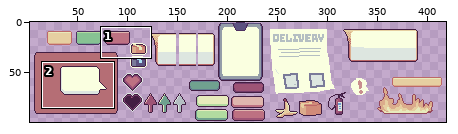
Edited in one commit: pixel-art file (assets/gfx/UI MAIN FILE.ase). Above, an overview of the earlier version with the close-up marked.
Close-up. As it was:
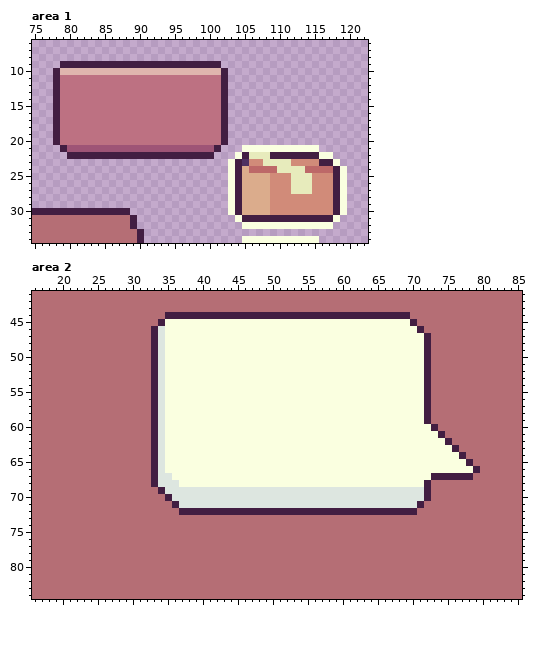
426x100 pixels, 1 frame. Shown: area 1: x 75..122, y 6..34; area 2: x 16..85, y 41..84. The wide view leaves out empty margins.
And afterwards:
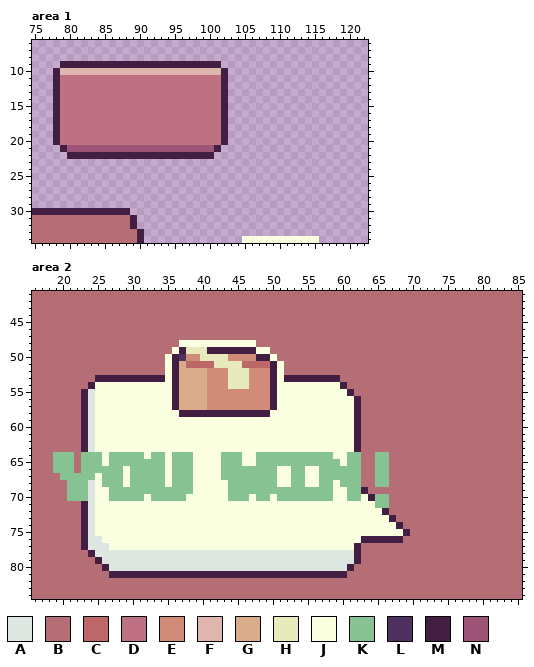
Palette (. is transparent): A #dde6e0  B #b56e75  C #bd6868  D #bd7182  E #d18b79  F #dfb6ae  G #dbac8c  H #e7ebbc  J #faffe0  K #87c293  L #4e3161  M #421e42  N #9e5476
The exact change:
layer "Layer 18" added
Area 1, layer "box icon 2":
y 21: x 105..115 JJJJJJJJJJJ -> ...........
y 22: x 104..117 JMHHHMMMMMMMJJ -> ..............
y 23: x 103..118 JMLEEHHHHEEEEMMJ -> ................
y 24: x 103..119 JMGCCCCHHHHCCCCMJ -> .................
y 25..27: x 103..119 JMGGGGEEEHHHEEEMJ -> .................
y 28..30: x 103..119 JMGGGGEEEEEEEEEMJ -> .................
y 31: x 104..118 JMMMMMMMMMMMMMJ -> ...............
y 32: x 105..117 JJJJJJJJJJJJJ -> .............
Area 2, layers "Layer 18", "box icon 2", "speech buble sq":
y 44: x 35..69 MMMMMMMMMMMMMMMMMMMMMMMMMMMMMMMMMMM -> BBBBBBBBBBBBBBBBBBBBBBBBBBBBBBBBBBB
y 45: x 34..70 MJJJJJJJJJJJJJJJJJJJJJJJJJJJJJJJJJJJM -> BBBBBBBBBBBBBBBBBBBBBBBBBBBBBBBBBBBBB
y 46: x 33..71 MAJJJJJJJJJJJJJJJJJJJJJJJJJJJJJJJJJJJJM -> BBBBBBBBBBBBBBBBBBBBBBBBBBBBBBBBBBBBBBB
y 47: x 33..72 MAJJJJJJJJJJJJJJJJJJJJJJJJJJJJJJJJJJJJJM -> BBBBBBBBBBBBBBBBBBBBBBBBBBBBBBBBBBBBBBBB
y 48: x 33..36 MAJJ -> BBBB; x 48..72 JJJJJJJJJJJJJJJJJJJJJJJJM -> BBBBBBBBBBBBBBBBBBBBBBBBB
y 49: x 33..35 MAJ -> BBB; x 37..47 JJJJJJJJJJJ -> MHHHMMMMMMM; x 50..72 JJJJJJJJJJJJJJJJJJJJJJM -> BBBBBBBBBBBBBBBBBBBBBBB
y 50: x 33..34 MA -> BB; x 36..49 JJJJJJJJJJJJJJ -> MLEEHHHHEEEEMM; x 51..72 JJJJJJJJJJJJJJJJJJJJJM -> BBBBBBBBBBBBBBBBBBBBBB
y 51: x 33..34 MA -> BB; x 36..50 JJJJJJJJJJJJJJJ -> MGCCCCHHHHCCCCM; x 52..72 JJJJJJJJJJJJJJJJJJJJM -> BBBBBBBBBBBBBBBBBBBBB
y 52: x 33..34 MA -> BB; x 36..50 JJJJJJJJJJJJJJJ -> MGGGGEEEHHHEEEM; x 52..72 JJJJJJJJJJJJJJJJJJJJM -> BBBBBBBBBBBBBBBBBBBBB
y 53: x 25..32 BBBBBBBB -> MMMMMMMM; x 34 A -> M; x 36..50 JJJJJJJJJJJJJJJ -> MGGGGEEEHHHEEEM; x 52..72 JJJJJJJJJJJJJJJJJJJJM -> MMMMMMMMBBBBBBBBBBBBB
y 54: x 24..34 BBBBBBBBBMA -> MJJJJJJJJJJ; x 36..50 JJJJJJJJJJJJJJJ -> MGGGGEEEHHHEEEM; x 60..72 JJJJJJJJJJJJM -> MBBBBBBBBBBBB
y 55: x 23..34 BBBBBBBBBBMA -> MAJJJJJJJJJJ; x 36..50 JJJJJJJJJJJJJJJ -> MGGGGEEEEEEEEEM; x 61..72 JJJJJJJJJJJM -> MBBBBBBBBBBB
y 56..57: x 23..34 BBBBBBBBBBMA -> MAJJJJJJJJJJ; x 36..50 JJJJJJJJJJJJJJJ -> MGGGGEEEEEEEEEM; x 62..72 JJJJJJJJJJM -> MBBBBBBBBBB
y 58: x 23..34 BBBBBBBBBBMA -> MAJJJJJJJJJJ; x 37..49 JJJJJJJJJJJJJ -> MMMMMMMMMMMMM; x 62..72 JJJJJJJJJJM -> MBBBBBBBBBB
y 59: x 23..34 BBBBBBBBBBMA -> MAJJJJJJJJJJ; x 62..72 JJJJJJJJJJM -> MBBBBBBBBBB
y 60: x 23..34 BBBBBBBBBBMA -> MAJJJJJJJJJJ; x 62..73 JJJJJJJJJJJM -> MBBBBBBBBBBB
y 61: x 23..34 BBBBBBBBBBMA -> MAJJJJJJJJJJ; x 62..74 JJJJJJJJJJJJM -> MBBBBBBBBBBBB
y 62: x 23..34 BBBBBBBBBBMA -> MAJJJJJJJJJJ; x 62..75 JJJJJJJJJJJJJM -> MBBBBBBBBBBBBB
y 63: x 23..34 BBBBBBBBBBMA -> MAJJJJJJJJJJ; x 62..76 JJJJJJJJJJJJJJM -> MBBBBBBBBBBBBBB
y 64: x 19..21 BBB -> KKK; x 23..34 BBBBBBBBBBMA -> KKKJKKKKKJKK; x 36..38 JJJ -> KKK; x 43..45 JJJ -> KKK; x 48..58 JJJJJJJJJJJ -> KKKKKKKKKKK; x 61..77 JJJJJJJJJJJJJJJJM -> KKBBKKBBBBBBBBBBB
y 65: x 19..21 BBB -> KKK; x 23..34 BBBBBBBBBBMA -> KKKJKKKKKKKK; x 36..38 JJJ -> KKK; x 43..45 JJJ -> KKK; x 48..59 JJJJJJJJJJJJ -> KKKKKKKKKKKK; x 61..78 JJJJJJJJJJJJJJJJJM -> KKBBKKBBBBBBBBBBBB
y 66: x 19..21 BBB -> KKK; x 23..34 BBBBBBBBBBMA -> KKKKKKJKKKKK; x 36..38 JJJ -> KKK; x 43..50 JJJJJJJJ -> KKKKKKKK; x 53..54 JJ -> KK; x 57..79 JJJJJJJJJJJJJJJJJJJJJJM -> KKKKKKBBKKBBBBBBBBBBBBB
y 67: x 20..38 BBBBBBBBBBBBBMAAJJJ -> KKKKKJKKKJKKKKKJKKK; x 43..50 JJJJJJJJ -> KKKKKKKK; x 53..54 JJ -> KK; x 57..78 JJJJJJJJJJJJJJJJMMMMMM -> KKKKKKBBKKBBBBBBBBBBBB
y 68: x 21..38 BBBBBBBBBBBBMAAAJJ -> KKKAJKKKJKKKKKJKKK; x 44..50 JJJJJJJ -> KKKKKKK; x 53..54 JJ -> KK; x 57..58 JJ -> KK; x 60..72 JJJJJJJJJJJJM -> KKKBBKKBBBBBB
y 69: x 21..72 BBBBBBBBBBBBBMAAAAAAAAAAAAAAAAAAAAAAAAAAAAAAAAAAAAAM -> KKKAJJKKKKKKKKKKKKJJJJJKKKKKKKKKKKKKKKJJKKMBBBBBBBBB
y 70: x 21..72 BBBBBBBBBBBBBBMAAAAAAAAAAAAAAAAAAAAAAAAAAAAAAAAAAAAM -> KKKAJJKKKKKJKKKKKJJJJJJKKKJKKJKKKKKKKKJJKKJMKKBBBBBB
y 71: x 23..71 BBBBBBBBBBBBBMAAAAAAAAAAAAAAAAAAAAAAAAAAAAAAAAAAM -> MAJJJJJJJJJJJJJJJJJJJJJJJJJJJJJJJJJJJJJJJJKKBBBBB
y 72: x 23..65 BBBBBBBBBBBBBBMMMMMMMMMMMMMMMMMMMMMMMMMMMMM -> MAJJJJJJJJJJJJJJJJJJJJJJJJJJJJJJJJJJJJJJJJJ; x 67..70 MMMM -> BBBB
y 73: x 23..67 BBBBBBBBBBBBBBBBBBBBBBBBBBBBBBBBBBBBBBBBBBBBB -> MAJJJJJJJJJJJJJJJJJJJJJJJJJJJJJJJJJJJJJJJJJJM
y 74: x 23..68 BBBBBBBBBBBBBBBBBBBBBBBBBBBBBBBBBBBBBBBBBBBBBB -> MAJJJJJJJJJJJJJJJJJJJJJJJJJJJJJJJJJJJJJJJJJJJM
y 75: x 23..69 BBBBBBBBBBBBBBBBBBBBBBBBBBBBBBBBBBBBBBBBBBBBBBB -> MAJJJJJJJJJJJJJJJJJJJJJJJJJJJJJJJJJJJJJJJJJJJJM
y 76: x 23..68 BBBBBBBBBBBBBBBBBBBBBBBBBBBBBBBBBBBBBBBBBBBBBB -> MAAJJJJJJJJJJJJJJJJJJJJJJJJJJJJJJJJJJJJJMMMMMM
y 77: x 23..62 BBBBBBBBBBBBBBBBBBBBBBBBBBBBBBBBBBBBBBBB -> MAAAJJJJJJJJJJJJJJJJJJJJJJJJJJJJJJJJJJJM
y 78: x 24..62 BBBBBBBBBBBBBBBBBBBBBBBBBBBBBBBBBBBBBBB -> MAAAAAAAAAAAAAAAAAAAAAAAAAAAAAAAAAAAAAM
y 79: x 25..62 BBBBBBBBBBBBBBBBBBBBBBBBBBBBBBBBBBBBBB -> MAAAAAAAAAAAAAAAAAAAAAAAAAAAAAAAAAAAAM
y 80: x 26..61 BBBBBBBBBBBBBBBBBBBBBBBBBBBBBBBBBBBB -> MAAAAAAAAAAAAAAAAAAAAAAAAAAAAAAAAAAM
y 81: x 27..60 BBBBBBBBBBBBBBBBBBBBBBBBBBBBBBBBBB -> MMMMMMMMMMMMMMMMMMMMMMMMMMMMMMMMMM
